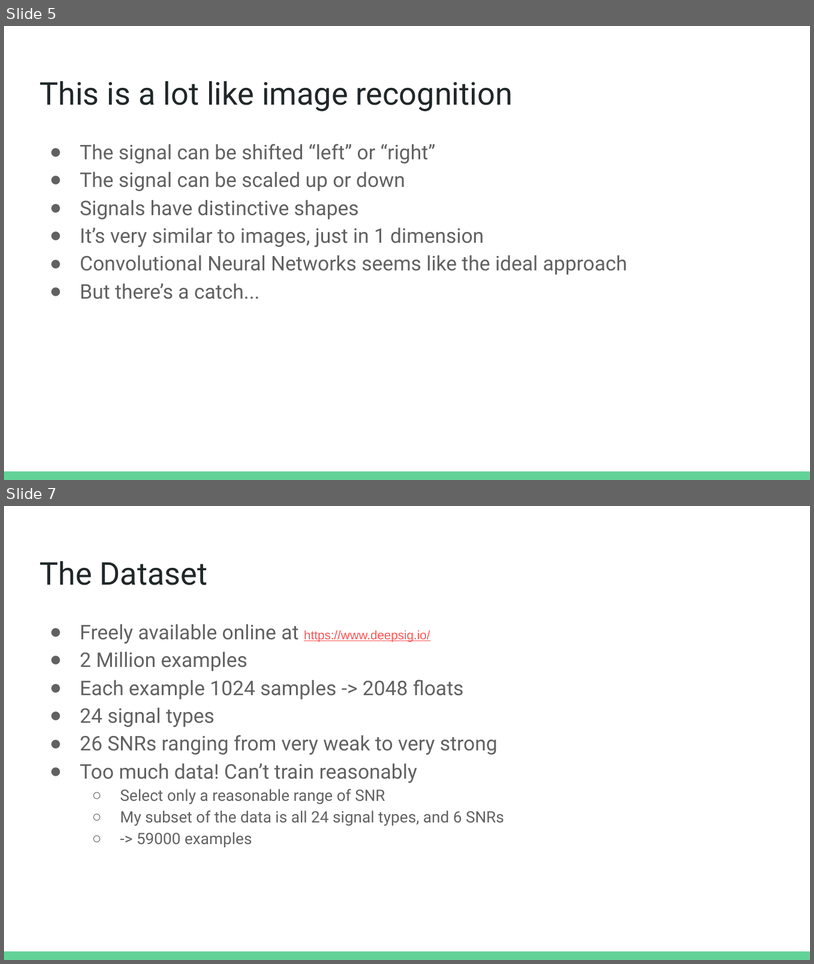
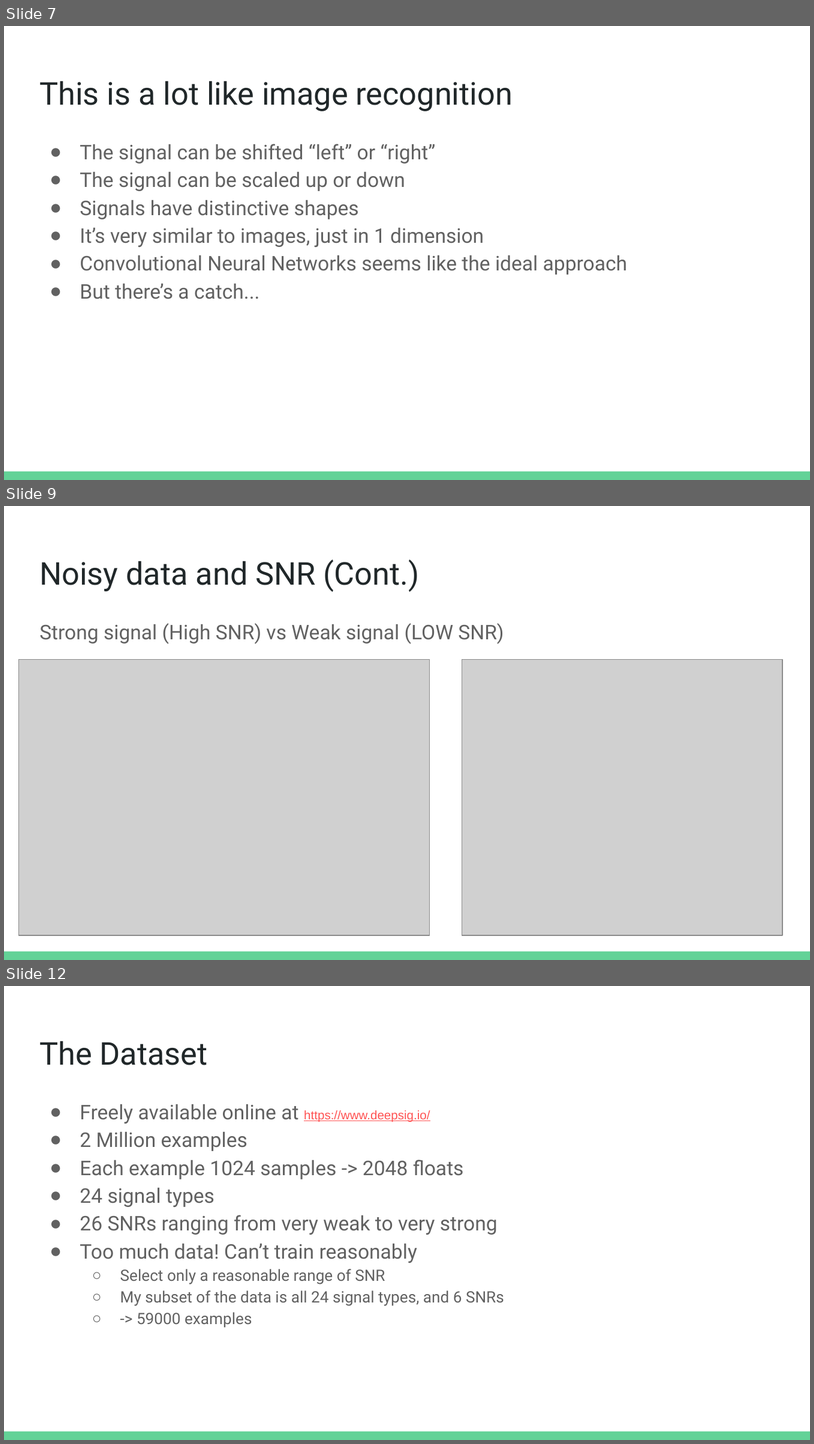
Before and after one commit to stevester94/CSC219_SigChar, a slide deck: presentation/Radio Signal Characterization.pptx. Shown one above the other, each under a label of ours: slides 5 and 7 before the commit, slides 7, 9 and 12 after it; the slides between them are not shown. The pictures are 814x964 and 814x1444 pixels, drawn with LibreOffice and Linux fonts; fonts in the diff are those of the drawing; grey boxes stand for pictures. Boxes give left, top, right and bottom in pixels: in the first picture for what was removed or moved away, otherwise in the second. Text is boxed around its words. In the diff, an @@ line names an element or a change of style, - is before the commit and + after.

```diff
--- a/presentation/Radio Signal Characterization.pptx
+++ b/presentation/Radio Signal Characterization.pptx
@@ slide 9 added at box(4, 506, 810, 960), background #FFFFFF; not listed: 1 template element that a slide beside it also shows @@
@@ title added at box(39, 559, 419, 592), 28 pt, text #202729 @@
+Noisy data and SNR (Cont.)
@@ text added at box(39, 623, 504, 644), 18 pt, text #616161 @@
+Strong signal (High SNR) vs Weak signal (LOW SNR)
@@ picture added at box(18, 659, 430, 935) @@
@@ picture added at box(462, 659, 783, 935) @@
@@ what was slide 5 is now slide 7 @@
@@ what was slide 7 is now slide 12 @@
```
Also in this commit, not shown: 5 slides changed, 4 other slides added, 3 other files.
